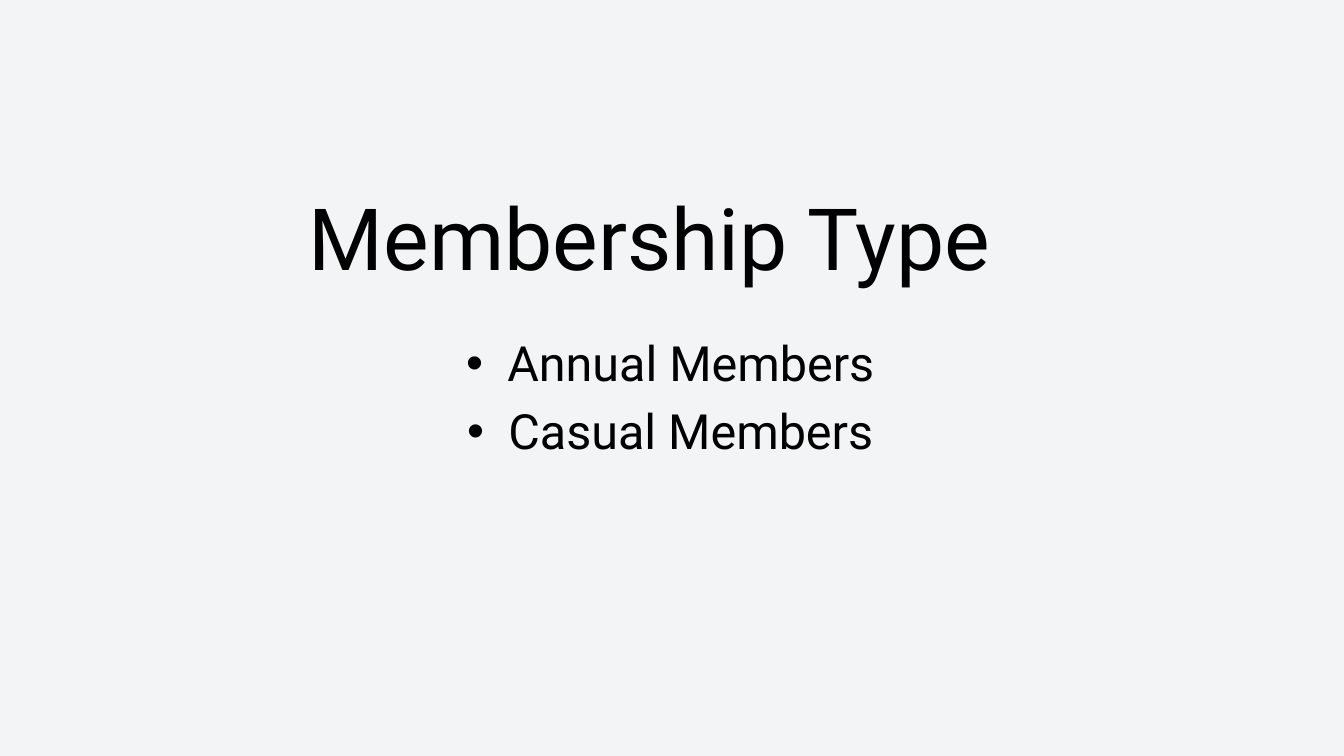
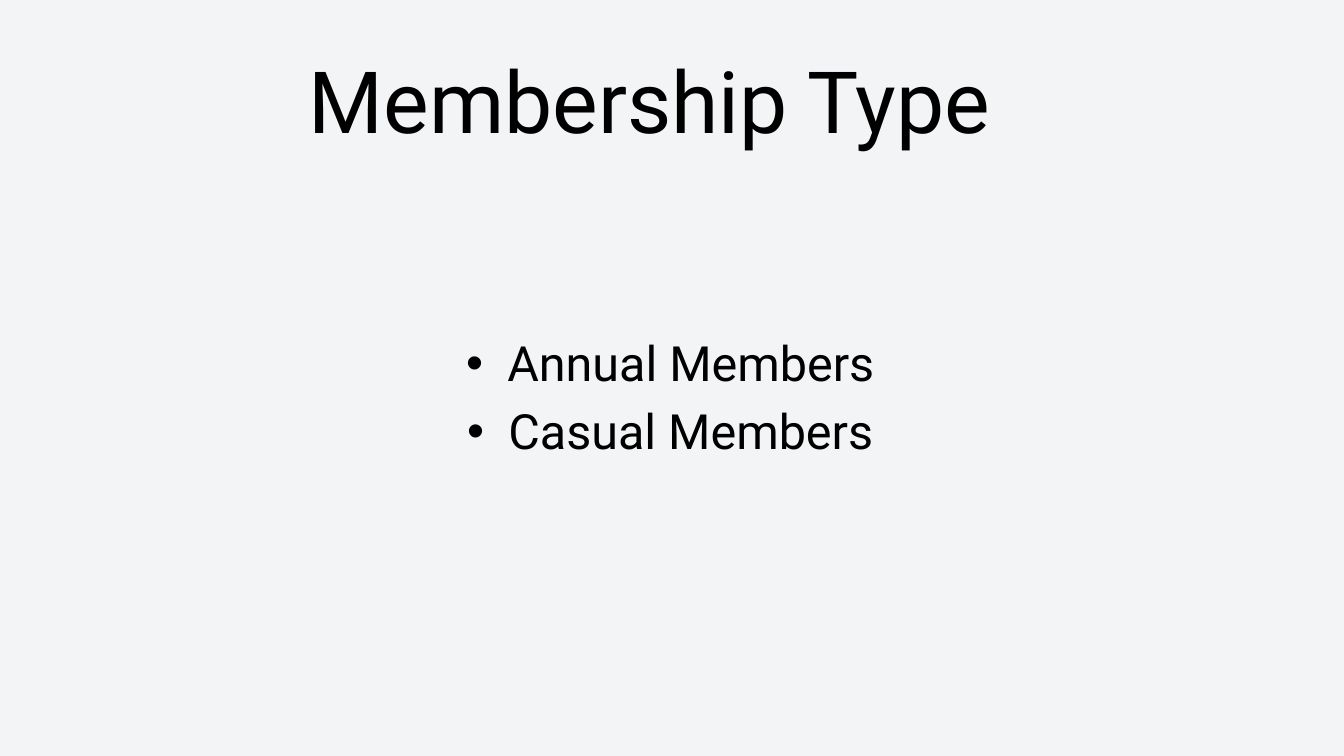
Before and after one commit to Bhuvana31099/Cyclistic-bike-share-analysis, a slide deck: slide 2 of Cyclistic bike share Report.pptx. Drawn at 1344x756 pixels with LibreOffice and Linux fonts; fonts in the diff are those of the drawing. Boxes give left, top, right and bottom in pixels: in the first picture for what was removed or moved away, otherwise in the second. Text is boxed around its words. In the diff, an @@ line names an element or a change of style, - is before the commit and + after.

```diff
--- a/Cyclistic bike share Report.pptx
+++ b/Cyclistic bike share Report.pptx
@@ text "Membership Type": place and size @@
-text "Membership Type" at [309,205,990,289]
+text "Membership Type" at [309,68,990,152]
```
Also in this commit, not shown: 2 other slides changed.
